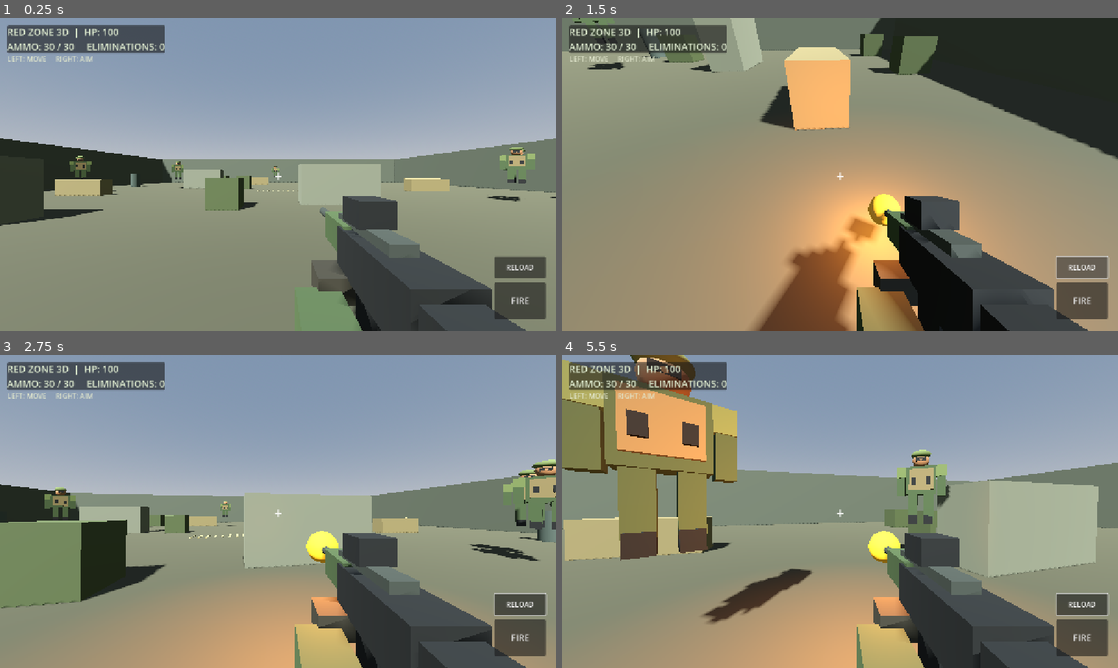
Above: before the commit, frames 1-4 (two rows, left to right).
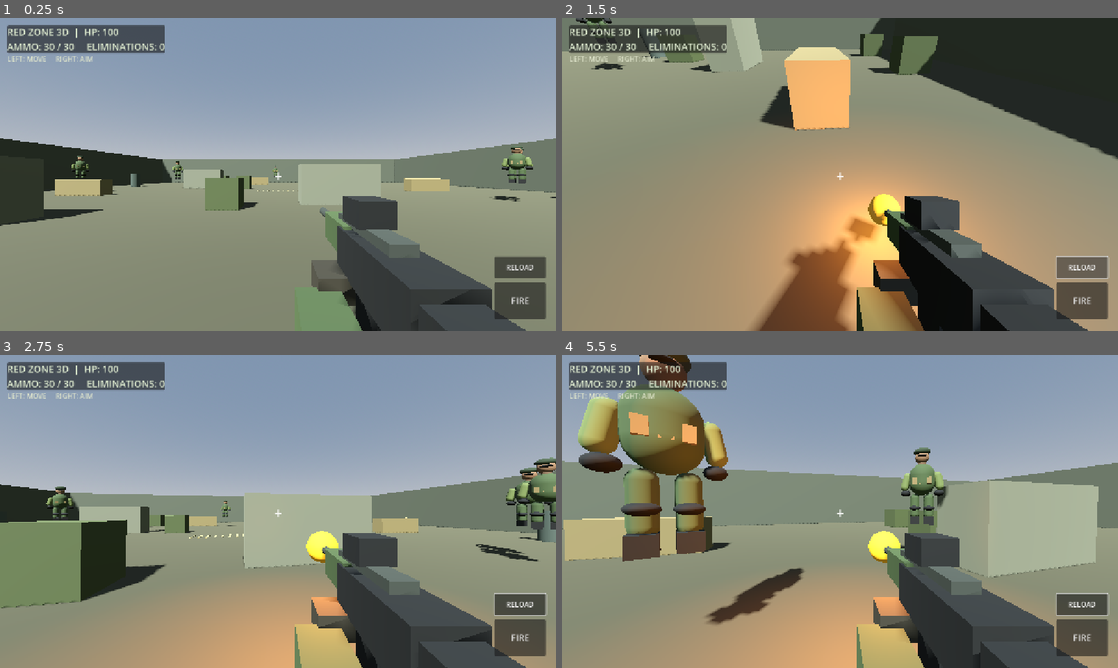
Above: after the commit, the same moments.

Repository: skanderskon554-svg/Red-zone-3d
Game: Godot game, scene res://scenes/main.tscn
Two runs of this game, one before a commit and one after it. Both use one fixed random seed, a clock stepped at 60 frames per second and the inputs below.
Inputs (mouse positions are in pixels of both pictures, inside the frame that each line leads up to):
- Up to frame 1 (0.25 s): no input
- Up to frame 2 (1.5 s): click "FIRE" at 0.5 s; click "RELOAD" at 1.25 s
- Up to frame 3 (2.75 s): move the mouse to (305, 511) at 2.02 s; hold W from 2.03 s (still down)
- Up to frame 4 (5.5 s): keep holding W; move the mouse to (812, 511) at 2.77 s; move the mouse to (851, 505) at 3.52 s; move the mouse to (834, 517) at 4.27 s; move the mouse to (878, 514) at 5.02 s

The runs differ from the first frame. In frame 1, 0.6% of the frame differs, in the area x 12-97%, y 41-59%; in frame 2, 0.2%; in frame 3, 1.6%; in frame 4, 13%, in the area x 0-70%, y 0-87%.
Error before the commit: Cannot call method 'start' on a null value. (res://scripts/main.gd:416)
Error after the commit: Cannot call method 'start' on a null value. (res://scripts/main.gd:454)

Commit message:
Improve soldier models, fix enemy hit detection and optimize materials

Diff:
--- a/scripts/main.gd
+++ b/scripts/main.gd
@@ -3,6 +3,8 @@
 var player: CharacterBody3D
 var camera: Camera3D
 var enemies: Array[CharacterBody3D] = []
+var enemy_attack_cooldowns: Dictionary = {}
+var material_cache: Dictionary = {}
 var health := 100
 var ammo := 30
 var score := 0
@@ -35,10 +37,14 @@
 		_spawn_enemy()
 
 func _material(color: Color, roughness := 0.88, metallic := 0.0) -> StandardMaterial3D:
+	var key := "%s_%.2f_%.2f" % [color.to_html(), roughness, metallic]
+	if material_cache.has(key):
+		return material_cache[key]
 	var mat := StandardMaterial3D.new()
 	mat.albedo_color = color
 	mat.roughness = roughness
 	mat.metallic = metallic
+	material_cache[key] = mat
 	return mat
 
 func _part(parent: Node3D, part_name: String, mesh_data: Mesh, pos: Vector3, color: Color, rot := Vector3.ZERO) -> MeshInstance3D:
@@ -356,51 +362,83 @@
 				enemy.look_at(Vector3(player.global_position.x, enemy.global_position.y, player.global_position.z))
 			else:
 				enemy.velocity = Vector3.ZERO
-				if randf() < delta * 0.3:
+				var enemy_id := enemy.get_instance_id()
+				var cooldown: float = maxf(0.0, float(enemy_attack_cooldowns.get(enemy_id, 0.0)) - delta)
+				if cooldown <= 0.0 and health > 0:
 					health = max(0, health - 5)
+					cooldown = 1.5
 					_update_hud()
+				enemy_attack_cooldowns[enemy_id] = cooldown
 			enemy.move_and_slide()
 
 func _spawn_enemy() -> void:
 	var enemy := CharacterBody3D.new()
 	enemy.name = "Enemy_Soldier"
+	enemy.add_to_group("enemies")
 	enemy.position = Vector3(randf_range(-17,17), 1, randf_range(-17,5))
 	var collision := CollisionShape3D.new()
 	var capsule := CapsuleShape3D.new()
-	capsule.radius = 0.38
-	capsule.height = 1.8
+	capsule.radius = 0.36
+	capsule.height = 1.85
 	collision.shape = capsule
 	enemy.add_child(collision)
 
 	var soldier := Node3D.new()
 	soldier.name = "Soldier_Model"
 	enemy.add_child(soldier)
-	# Boots and legs
-	_cube(soldier, "Left boot", Vector3(-0.19,0.12,0.02), Vector3(0.22,0.22,0.34), RIFLE_DARK)
-	_cube(soldier, "Right boot", Vector3(0.19,0.12,0.02), Vector3(0.22,0.22,0.34), RIFLE_DARK)
-	_cube(soldier, "Left trouser leg", Vector3(-0.19,0.48,0), Vector3(0.23,0.62,0.27), OLIVE)
-	_cube(soldier, "Right trouser leg", Vector3(0.19,0.48,0), Vector3(0.23,0.62,0.27), OLIVE)
-	# Torso, armored vest, shoulders and arms
-	_cube(soldier, "Uniform torso", Vector3(0,1.15,0), Vector3(0.72,0.72,0.38), OLIVE)
-	_cube(soldier, "Tactical vest", Vector3(0,1.17,-0.205), Vector3(0.58,0.53,0.10), TAN)
-	_cube(soldier, "Vest magazine pouch", Vector3(-0.17,1.12,-0.27), Vector3(0.12,0.19,0.07), RIFLE_DARK)
-	_cube(soldier, "Vest radio pouch", Vector3(0.17,1.12,-0.27), Vector3(0.12,0.19,0.07), RIFLE_DARK)
-	_cube(soldier, "Left shoulder", Vector3(-0.47,1.38,0), Vector3(0.25,0.28,0.30), OLIVE_LIGHT)
-	_cube(soldier, "Right shoulder", Vector3(0.47,1.38,0), Vector3(0.25,0.28,0.30), OLIVE_LIGHT)
-	_cube(soldier, "Left arm", Vector3(-0.49,1.02,-0.02), Vector3(0.20,0.55,0.22), OLIVE)
-	_cube(soldier, "Right arm", Vector3(0.49,1.02,-0.02), Vector3(0.20,0.55,0.22), OLIVE)
-	# Head, helmet and dark visor
+	# Smooth capsule-based body parts replace the old block-shaped mannequin.
+	var torso := CapsuleMesh.new()
+	torso.radius = 0.31
+	torso.height = 0.82
+	_part(soldier, "Combat uniform", torso, Vector3(0,1.18,0), OLIVE)
+	var vest := CapsuleMesh.new()
+	vest.radius = 0.265
+	vest.height = 0.62
+	_part(soldier, "Armoured vest", vest, Vector3(0,1.2,-0.035), Color(0.30,0.32,0.24))
+	for x in [-0.16, 0.0, 0.16]:
+		_cube(soldier, "Vest pouch", Vector3(x,1.12,-0.27), Vector3(0.105,0.16,0.07), TAN)
+	# Rounded upper and lower legs with knee pads and boots.
+	for side in [-1.0, 1.0]:
+		var leg := CapsuleMesh.new()
+		leg.radius = 0.115
+		leg.height = 0.66
+		_part(soldier, "Combat trousers", leg, Vector3(side*0.17,0.48,0), OLIVE)
+		var knee := SphereMesh.new()
+		knee.radius = 0.13
+		knee.height = 0.13
+		_part(soldier, "Knee pad", knee, Vector3(side*0.17,0.43,-0.07), RIFLE_DARK)
+		_cube(soldier, "Combat boot", Vector3(side*0.17,0.11,-0.045), Vector3(0.22,0.20,0.34), RIFLE_DARK)
+	# Bent-looking arms, shoulder pads and gloves.
+	for side in [-1.0, 1.0]:
+		var upper_arm := CapsuleMesh.new()
+		upper_arm.radius = 0.105
+		upper_arm.height = 0.48
+		_part(soldier, "Sleeved arm", upper_arm, Vector3(side*0.39,1.13,-0.015), OLIVE_LIGHT, Vector3(0,0,side*12))
+		var glove := SphereMesh.new()
+		glove.radius = 0.115
+		glove.height = 0.16
+		_part(soldier, "Glove", glove, Vector3(side*0.40,0.82,-0.04), RIFLE_DARK)
+	# Head, neck and rounded combat helmet.
+	var neck := CylinderMesh.new()
+	neck.top_radius = 0.09
+	neck.bottom_radius = 0.10
+	neck.height = 0.16
+	_part(soldier, "Neck", neck, Vector3(0,1.62,0), Color(0.34,0.27,0.20))
 	var head := SphereMesh.new()
-	head.radius = 0.20
-	head.height = 0.4
-	_part(soldier, "Soldier head", head, Vector3(0,1.68,0), Color(0.55,0.39,0.27))
+	head.radius = 0.17
+	head.height = 0.34
+	_part(soldier, "Head", head, Vector3(0,1.76,0), Color(0.43,0.33,0.25))
 	var helmet := SphereMesh.new()
-	helmet.radius = 0.24
-	helmet.height = 0.23
-	_part(soldier, "Combat helmet", helmet, Vector3(0,1.84,0), OLIVE_LIGHT)
-	_cube(soldier, "Face visor", Vector3(0,1.69,-0.17), Vector3(0.23,0.09,0.055), RIFLE_DARK)
+	helmet.radius = 0.205
+	helmet.height = 0.22
+	_part(soldier, "Combat helmet", helmet, Vector3(0,1.91,0.01), Color(0.16,0.21,0.14))
+	var visor := SphereMesh.new()
+	visor.radius = 0.11
+	visor.height = 0.075
+	_part(soldier, "Dark eye protection", visor, Vector3(0,1.78,-0.13), RIFLE_DARK)
 	add_child(enemy)
 	enemies.append(enemy)
+	enemy_attack_cooldowns[enemy.get_instance_id()] = 0.0
 
 func _shoot() -> void:
 	if ammo <= 0:
@@ -419,15 +457,30 @@
 		tween.tween_property(weapon_root, "position:z", -0.53, 0.045)
 		tween.tween_property(weapon_root, "position:z", -0.62, 0.09)
 
-	var query := PhysicsRayQueryParameters3D.create(camera.global_position, camera.global_position - camera.global_transform.basis.z * 90.0)
+	# Raycast from the exact centre of the camera; resolve enemy groups robustly.
+	var origin := camera.global_position
+	var direction := -camera.global_transform.basis.z
+	var query := PhysicsRayQueryParameters3D.create(origin, origin + direction * 100.0)
 	query.exclude = [player.get_rid()]
+	query.collide_with_areas = true
 	var hit := get_world_3d().direct_space_state.intersect_ray(query)
-	if hit and hit.collider in enemies:
-		var target: CharacterBody3D = hit.collider
-		enemies.erase(target)
-		target.queue_free()
-		score += 1
-		_spawn_enemy()
+	if not hit.is_empty():
+		var collider := hit.get("collider") as Node
+		var target: CharacterBody3D = null
+		if collider is CharacterBody3D and collider.is_in_group("enemies"):
+			target = collider as CharacterBody3D
+		elif collider != null:
+			var ancestor := collider.get_parent()
+			while ancestor != null and not ancestor is CharacterBody3D:
+				ancestor = ancestor.get_parent()
+			if ancestor is CharacterBody3D and ancestor.is_in_group("enemies"):
+				target = ancestor as CharacterBody3D
+		if is_instance_valid(target):
+			enemies.erase(target)
+			enemy_attack_cooldowns.erase(target.get_instance_id())
+			target.queue_free()
+			score += 1
+			_spawn_enemy()
 	_update_hud()
 
 func _reload() -> void:
